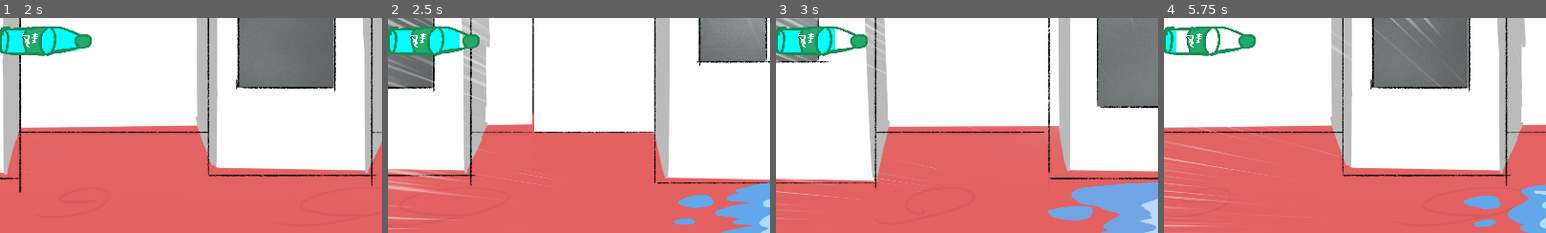
Above: before the commit, frames 1-4 (left to right).
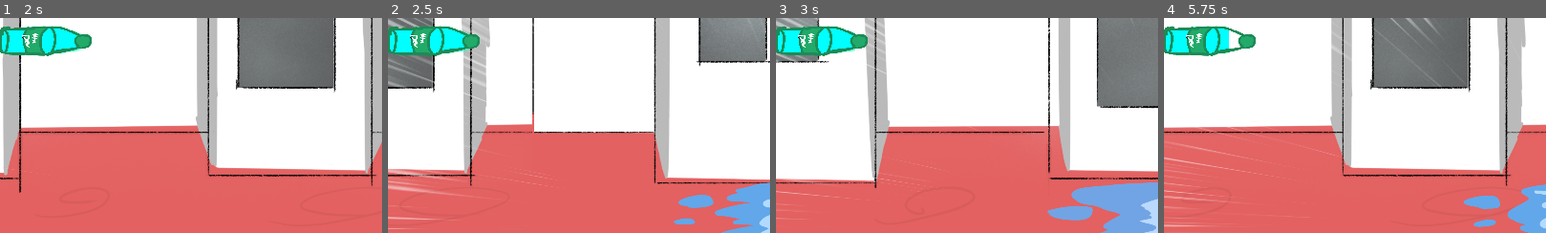
Above: after the commit, the same moments.

Repository: rmfandyplayz/DankMemeFaitGaem
Game: Godot game, scene res://Scenes/Levels/00_Tutorial.tscn
Same seed, same stepped clock (60 frames per second), same inputs: the game is played once before the commit and once after it. Sound files missing from this copy of the repository are replaced by a short silence.
Inputs:
- Up to frame 1 (2 s): tap Enter (ui_accept) at 0.5, 0.77, 1.52 s; hold Shift (Player_Burst) 0.53-1.28 s; hold Right (ui_right) from 0.53 s (still down); tap Shift (Player_Burst) at 1.35 s
- Up to frame 2 (2.5 s): release Right (ui_right) at 2.03 s; hold Left (ui_left) from 2.03 s (still down); hold Shift (Player_Burst) from 2.03 s (still down)
- Up to frame 3 (3 s): release Left (ui_left) at 2.78 s; release Shift (Player_Burst) at 2.78 s; hold Right (ui_right) from 2.78 s (still down); tap Shift (Player_Burst) at 2.85 s
- Up to frame 4 (5.75 s): tap Enter (ui_accept) at 3.02, 3.77, 4.52 s; hold Shift (Player_Burst) 3.53-4.28 s; release Right (ui_right) at 4.28 s; hold Left (ui_left) 4.28-5.03 s; tap Shift (Player_Burst) at 4.35 s; hold Right (ui_right) from 5.03 s (still down); hold Shift (Player_Burst) from 5.03 s (still down)
The pictures show only the part of the screen within x 1-51%, y 0-50%; the shares and areas given below are measured in that part.

Frame 1 is identical in both runs. In frame 2, 0.1% of the frame differs, in the area x 18-22%, y 6-16%; in frame 3, 0.4%; in frame 4, 0.9%, in the area x 3-17%, y 3-17%.

Commit message:
Update 15
idk

Diff:
--- a/Scenes/Entities/Player.tscn
+++ b/Scenes/Entities/Player.tscn
@@ -130,7 +130,9 @@
 walkingSFX = NodePath("SFX/WalkingSFX")
 speedLines = NodePath("CameraDependentControls/SpeedLines")
 burstSpeed = 1700.0
-burstMaxDuration = 3.0
+burstMaxDuration = 10.0
+burstRechargeSpd = 0.5
+burstRechargeCd = 1.7
 burstBar = NodePath("Canvas/CanvasControl/BurstBar")
 burstFlame = NodePath("Sprites/BurstFlame")
 
--- a/Scenes/Levels/00_Tutorial.tscn
+++ b/Scenes/Levels/00_Tutorial.tscn
@@ -31,5 +31,3 @@
 [node name="Player" parent="." instance=ExtResource("2_57raj")]
 position = Vector2(0, 1)
 floor_block_on_wall = false
-burstRechargeSpeed = 0.8
-burstRechargeCooldown = 1.7
--- a/Scripts/Player/Player.gd
+++ b/Scripts/Player/Player.gd
@@ -1,6 +1,4 @@
 extends CharacterBody2D
-
-
 
 @export var moveSpeed : float
 @export var acceleration : float
@@ -16,16 +14,23 @@
 
 @export var burstSpeed : float
 @export var burstMaxDuration : float # in seconds
-@export var burstRechargeSpeed : float # how many seconds per second
-@export var burstRechargeCooldown : float # how long after using burst does it start recharging? (in seconds)
-var burstRechargeCooldownTimer : float
+@export var burstRechargeSpd : float # how many seconds per second
+# WARNING BRO SERIOUS WTF WHY DOES SPECIFICALLY "burstRechargeSpeed" CAUSE ISSUES.
+# I HAVE TO CHANGE THE FRICKEN STUPID VARAIBLE NAME AND IT FRICKEN WORKS
+# WHY THE ACTUAL #### THIS IS SO ####### STUPID
+@export var burstRechargeCd : float # how long after using burst does it start recharging? (in seconds)
+var burstRechargeCdTimer : float
 @export var burstBar : TextureProgressBar
 var burstActive : bool = false
 var burstDirection : Vector2 = Vector2.ZERO
 var burstTimer : float = 0 # current amount of available burst
 @export var burstFlame : AnimatedSprite2D
 
+
+
 func _ready() -> void:
+	print(burstRechargeSpd)
+
 
 	#burst bar initial configs
 	burstBar.max_value = burstMaxDuration
@@ -77,11 +82,15 @@
 	move_and_slide()
 
 	if (burstActive == false):
-		if burstRechargeCooldownTimer > 0:
-			burstRechargeCooldownTimer -= delta
+		if burstRechargeCdTimer > 0:
+			burstRechargeCdTimer -= delta
 		elif burstTimer < burstMaxDuration:
-			burstTimer = min(burstTimer + burstRechargeSpeed * delta, burstMaxDuration)
+			print(burstRechargeSpd, " x ", delta)
+			print(burstRechargeSpd * delta)
+			burstTimer = min(burstTimer + (burstRechargeSpd * delta), burstMaxDuration)
 			burstBar.value = burstTimer
+			# 0.00666666666667 (60)
+
 
 
 func MovePlayer(inputDirection : Vector2, delta : float):
@@ -145,7 +154,8 @@
 	burstFlame.play()
 
 	#start the cooldown before the bar starts recharging
-	burstRechargeCooldownTimer = burstRechargeCooldown
+	burstRechargeCdTimer = burstRechargeCd
+	print("burst recharge cooldown timer: ", burstRechargeCdTimer)
 
 	#keep the burst music where it was so it can be picked off where it left off later
 	burstMusicTimestamp = AudioSystem.StopAudio(burstMusic, true, 1)
